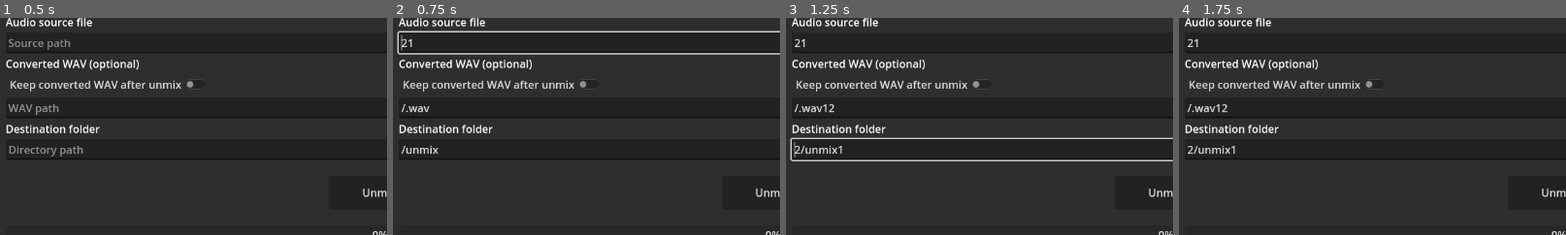
Above: before the commit, frames 1-4 (left to right).
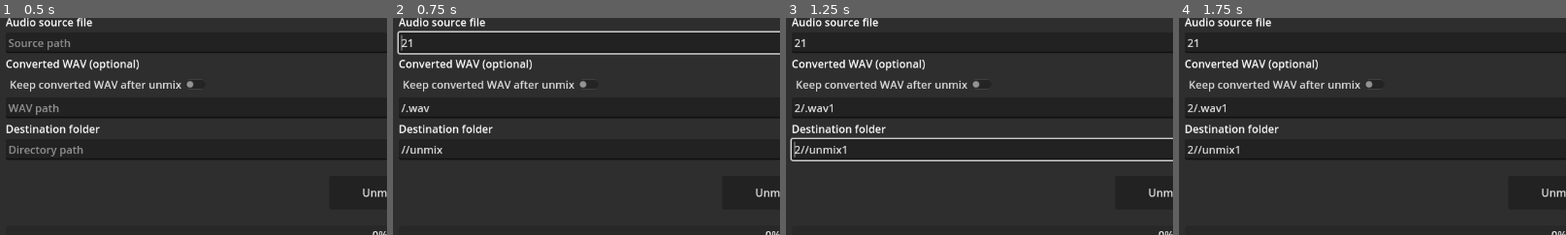
Above: after the commit, the same moments.

Repository: erwan-privat/unmix-gui
Game: Godot game, scene res://main.tscn
The game is run twice, just before and just after one commit, with the same random seed, the same clock (stepped at 60 frames per second) and the same inputs.
Inputs (mouse positions are % of the whole screen's width and height, from its top left):
- Up to frame 1 (0.5 s): no input
- Up to frame 2 (0.75 s): click (46, 15) at 0.52 s; type "12" at 0.6 s
- Up to frame 3 (1.25 s): click (46, 30) at 0.75 s; type "12" at 0.83 s; click (46, 40) at 0.98 s; type "12" at 1.07 s
- Up to frame 4 (1.75 s): click (50, 77) at 1.27 s; type "12" at 1.35 s
The pictures show only the part of the screen within x 1-51%, y 9-59%; the shares and areas given below are measured in that part.

Frame 1 is identical in both runs. In frame 2, 0.2% of the frame differs, in the area x 3-13%, y 58-63%; in frame 3, 0.5%, in the area x 2-16%, y 39-63%; in frame 4, 0.5%.
Error before the commit: Invalid type in function 'set_locale' in base 'TranslationServer'. Cannot convert argument 1 from Nil to String. (res://main.gd:117)
Error after the commit: Invalid type in function 'set_locale' in base 'TranslationServer'. Cannot convert argument 1 from Nil to String. (res://main.gd:141)

Commit message:
drag and drop

Diff:
--- a/src/main.gd
+++ b/src/main.gd
@@ -14,6 +14,7 @@
 
 
 func _ready() -> void:
+	get_viewport().files_dropped.connect(_on_files_dropped)
 	%AbortBtn.pressed.connect(abort)
 	%QuitBtn.pressed.connect(quit)
 	load_settings()
@@ -25,12 +26,27 @@
 
 
 func _notification(what):
-	if what == NOTIFICATION_WM_CLOSE_REQUEST:
-		save_settings()
-		get_tree().quit()
+	match what:
+		NOTIFICATION_WM_CLOSE_REQUEST:
+			print("close request")
+			save_settings()
+			get_tree().quit()
+		Node.NOTIFICATION_DRAG_BEGIN:
+			print("drag begin")
+		Node.NOTIFICATION_DRAG_END:
+			print("drag end")
 
 
 # Events #
+
+
+func _on_files_dropped(paths: PackedStringArray) -> void:
+	print("dropped ", paths)
+	if paths.size() > 1:
+		error(tr("Only drop one file"))
+		return
+
+	_on_source_changed(paths[0])
 
 
 func _on_source_browse() -> void:
@@ -41,6 +57,12 @@
 
 func _on_source_changed(path: String) -> void:
 	print("source changed to ", path)
+	if path.is_empty():
+		%SourceTxt.text = ""
+		%WavPathTxt.text = ""
+		%DirPathTxt.text = ""
+		return
+
 	var seg := get_dir_name_ext(path)
 	var dir := seg[0]
 	var fna := seg[1]
@@ -48,8 +70,8 @@
 
 	%SourceTxt.text = path
 	%WavPathTxt.text = dir + SLASH + fna + DOT + WAV
-	%DirPathTxt.text = dir + SLASH + SUBDIR
-	print(get_dir_name_ext(path))
+	%DirPathTxt.text = dir + SLASH + fna + SLASH + SUBDIR
+
 
 func _on_keepwav_toggle(state: bool) -> void:
 	print("keep wav ", state)
@@ -63,7 +85,7 @@
 
 func _on_wav_changed(path: String) -> void:
 	print("wav changed to ", path)
-	%WavPathTxt.txt = path
+	%WavPathTxt.text = path
 
 
 func _on_dir_browse() -> void:
@@ -104,6 +126,7 @@
 
 
 func save_settings() -> void:
+	print("save settings")
 	var cf := ConfigFile.new()
 	cf.set_value("", CFG_LANG, TranslationServer.get_locale())
 	cf.set_value("", CFG_LAST, %SourceTxt.text)
@@ -112,6 +135,7 @@
 
 
 func load_settings() -> void:
+	print("load settings")
 	var cf := ConfigFile.new()
 	cf.load(CFG_PATH)
 	TranslationServer.set_locale(cf.get_value("", CFG_LANG))
